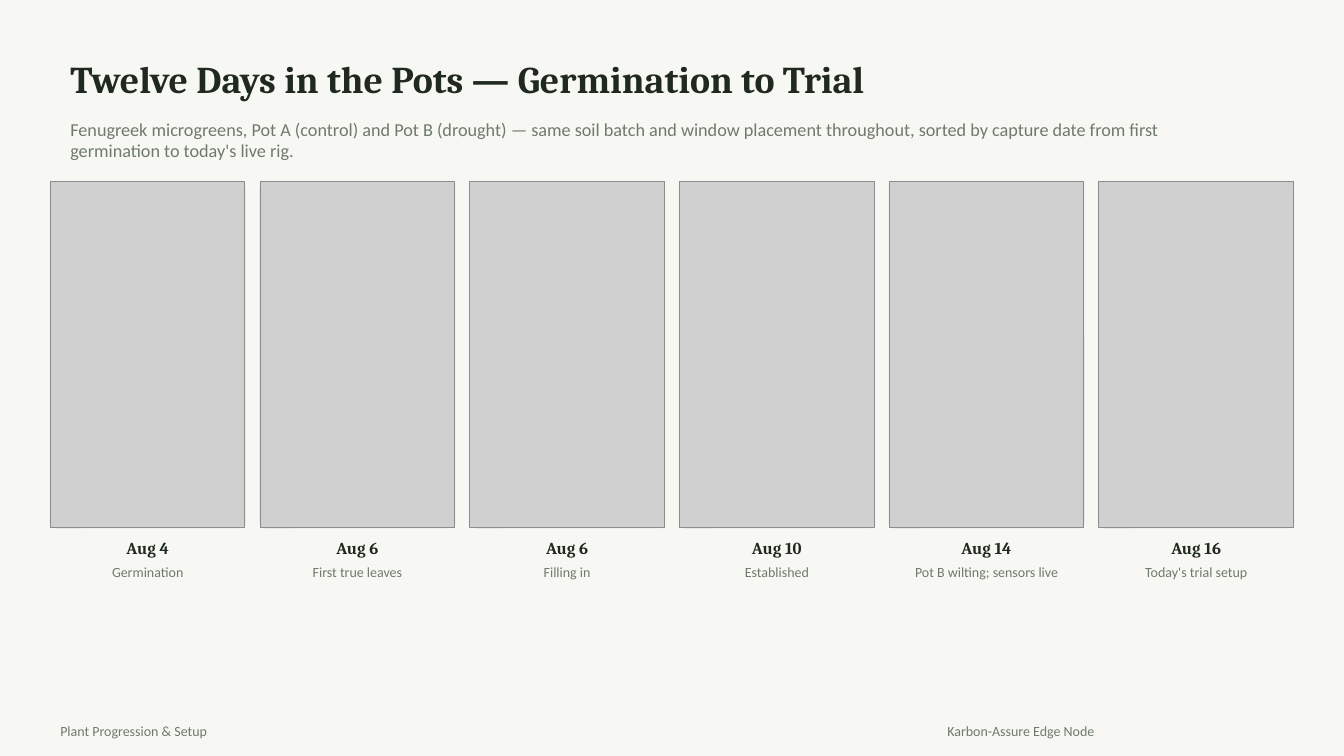
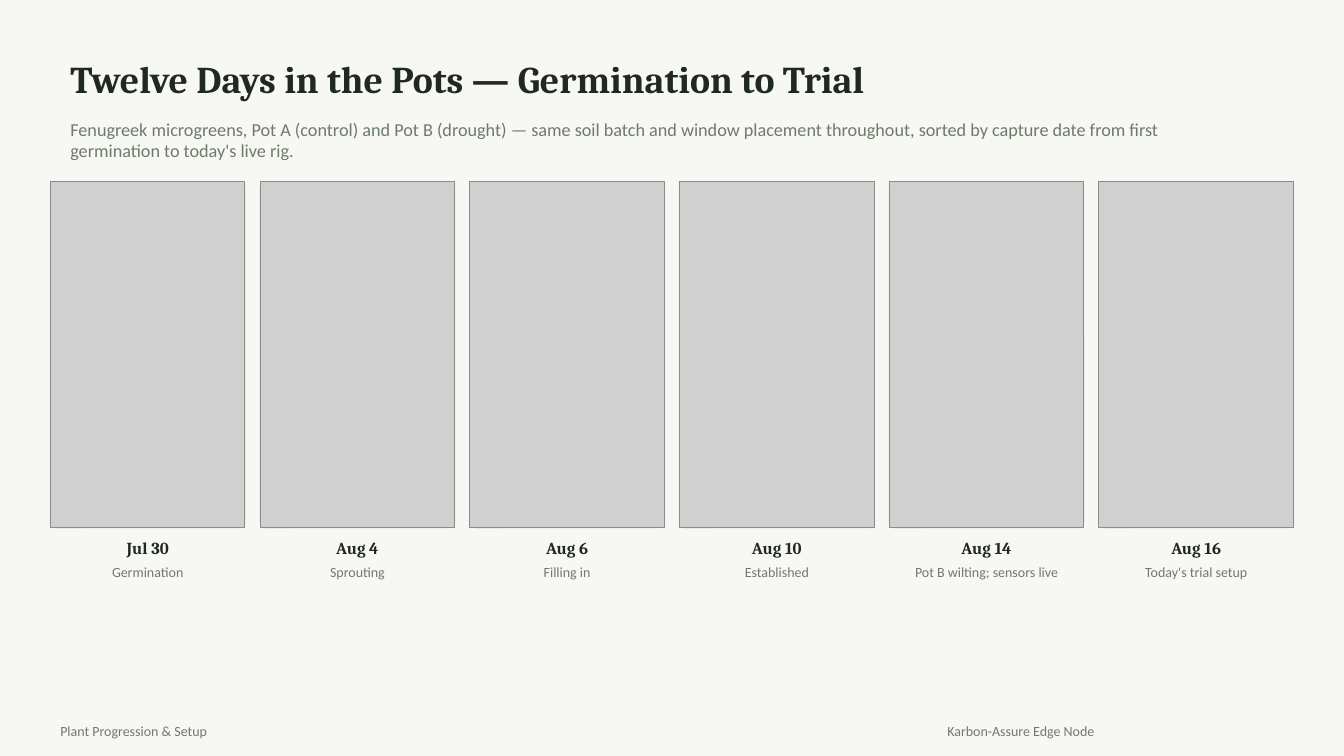
Before and after one commit to codeNick7/KA-Edge-AI-Node, a slide deck: slide 7 of demo/karbon_assure_edge_node_demo_1.pptx. Drawn at 1344x756 pixels with LibreOffice and Linux fonts; fonts in the diff are those of the drawing; grey boxes stand for pictures. Boxes give left, top, right and bottom in pixels: in the first picture for what was removed or moved away, otherwise in the second. Text is boxed around its words. In the diff, an @@ line names an element or a change of style, - is before the commit and + after.

```diff
--- a/demo/karbon_assure_edge_node_demo_1.pptx
+++ b/demo/karbon_assure_edge_node_demo_1.pptx
@@ text at box(127, 542, 168, 558): text changed @@
-Aug 4
+Jul 30
@@ text at box(330, 567, 385, 580): text changed @@
-First true leaves
+Sprouting
@@ text at box(336, 542, 378, 558): text changed @@
-Aug 6
+Aug 4
```
Also in this commit, not shown: 1 slide added.
